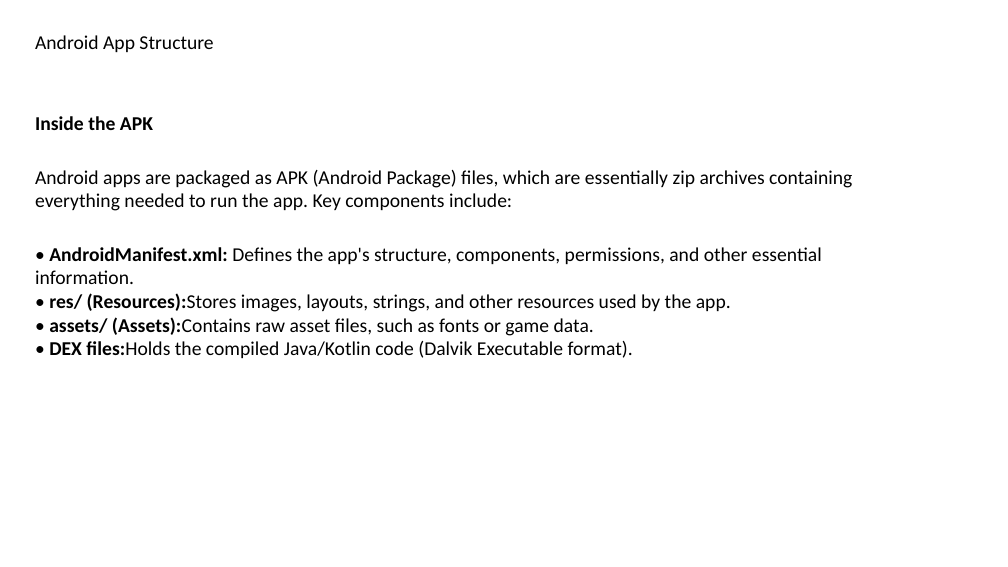
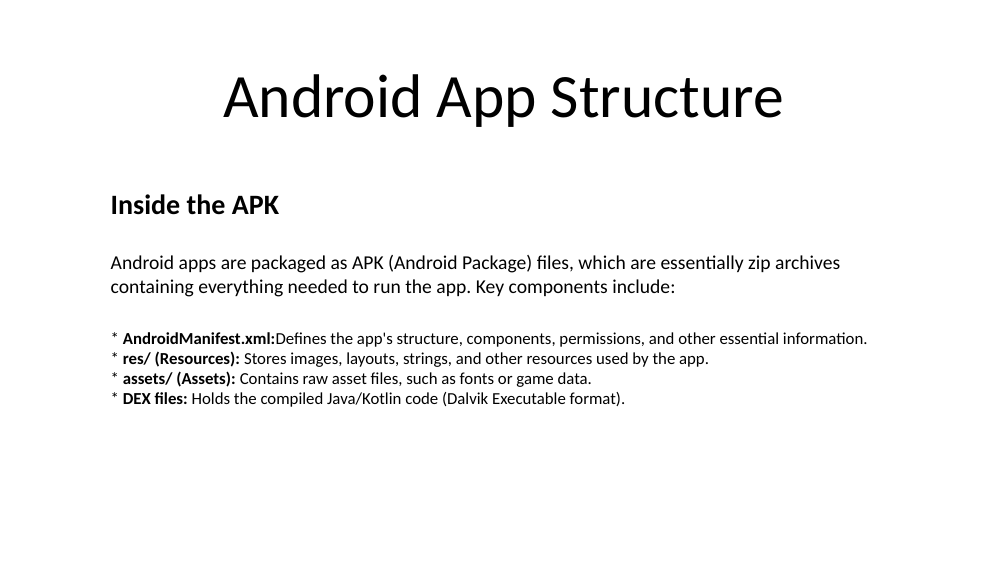
Before and after one commit to munirrudy-sg/Boring-Slide-Eradicator-inator, a slide deck: slide 5 of presentation.pptx. Drawn at 1008x567 pixels with LibreOffice and Linux fonts; fonts in the diff are those of the drawing. Boxes give left, top, right and bottom in pixels: in the first picture for what was removed or moved away, otherwise in the second. Text is boxed around its words. In the diff, an @@ line names an element or a change of style, - is before the commit and + after.

```diff
--- a/presentation.pptx
+++ b/presentation.pptx
@@ title "Android App Structure": place and size @@
-title "Android App Structure" at bbox=[35, 35, 213, 52]
+title "Android App Structure" at bbox=[223, 74, 784, 127]
@@ title "Android App Structure" at bbox=[223, 74, 784, 127]: size 14 to 44 pt; alignment left to centre; vertical alignment top to middle @@
@@ text "Inside the APK": place and size @@
-text "Inside the APK" at bbox=[35, 116, 852, 358]
+text "Inside the APK" at bbox=[111, 194, 868, 407]
@@ text at bbox=[111, 194, 279, 215]: size 14 to 20 pt in "Inside the APK" @@
@@ text at bbox=[123, 332, 868, 407]: text changed; size 14 to 12 pt @@
-• AndroidManifest.xml: Defines the app's structure, components, permissions, and other essential information.
-• res/ (Resources):Stores images, layouts, strings, and other resources used by the app.
-• assets/ (Assets):Contains raw asset files, such as fonts or game data.
-• DEX files:Holds the compiled Java/Kotlin code (Dalvik Executable format).
+* AndroidManifest.xml:Defines the app's structure, components, permissions, and other essential information.
+* res/ (Resources): Stores images, layouts, strings, and other resources used by the app.
+* assets/ (Assets): Contains raw asset files, such as fonts or game data.
+* DEX files: Holds the compiled Java/Kotlin code (Dalvik Executable format).
```
Also in this commit, not shown: 13 other slides changed, 1 slide added, 1 slide removed, 3 other files.
